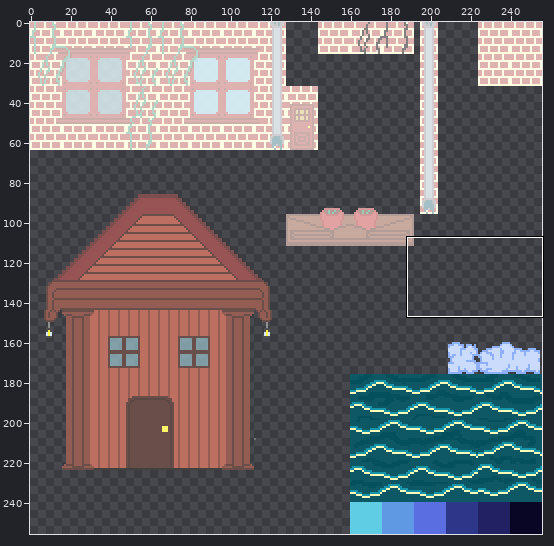
Sprite sheet: assets/sprites/Sprite-0001.png. The picture above shows the old version from afar; the outline marks the close-up.
Close-up. The starting point:
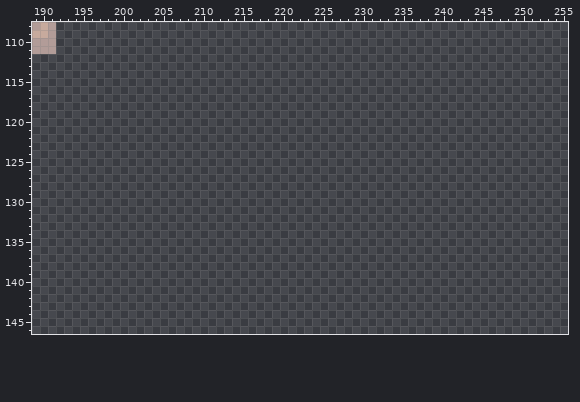
The file is 256x256 pixels. Colours within 5 levels of each other are drawn and written as one. Shown: x 189..255, y 108..146.
New version:
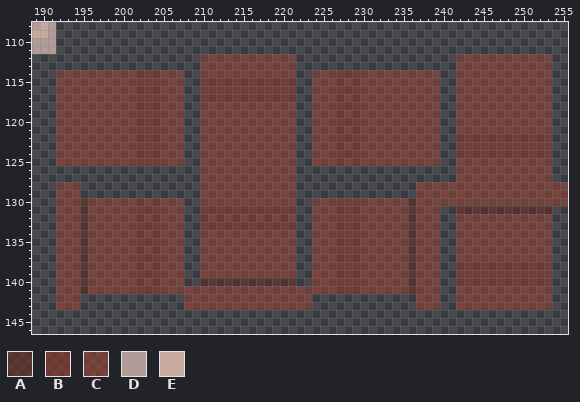
Palette (. is transparent): A #70281c80  B #9b342280  C #a8412e80  D #b29c98  E #c7aa9d
Diff:
Changed rows in their new state; - is an unchanged pixel.
first column x 192:
112 ------------------CCCCCCCCCCCC--------------------CCCCCCCCCCCC--
113 ------------------CCCCCCCCCCCC--------------------CCCCCCCCCCCC--
114 CCCCCCCCCCBBBCCC--CCCCCCCCCCCC--CCCBBBCCCCCCCCCC--CCCCCCCCCCCC--
115 CCCCCCCCCCBCBCCC--BBBBBBBBBBBB--CCCBCBCCCCCCCCCC--CCCCCCCCCCCC--
116 CCCCCCCCCCBBBCCC--CBCBCBCBCBCB--CCCBBBCCCCCCCCCC--CCCCCCCCCCCC--
117 CCCCCCCCCCBCBCCC--BBBBBBBBBBBB--CCCBCBCCCCCCCCCC--CCCCCCCCCCCC--
118 CCCCCCCCCCBBBCCC--CCCCCCCCCCCC--CCCBBBCCCCCCCCCC--CCCCCCCCCCCC--
119 CCCCCCCCCCBCBCCC--CCCCCCCCCCCC--CCCBCBCCCCCCCCCC--CCCCCCCCCCCC--
120 CCCCCCCCCCBBBCCC--CCCCCCCCCCCC--CCCBBBCCCCCCCCCC--CCCCCCCCCCCC--
121 CCCCCCCCCCBCBCCC--CCCCCCCCCCCC--CCCBCBCCCCCCCCCC--CCCCCCCCCCCC--
122 CCCCCCCCCCBBBCCC--CCCCCCCCCCCC--CCCBBBCCCCCCCCCC--BBBBBBBBBBBB--
123 CCCCCCCCCCBCBCCC--CCCCCCCCCCCC--CCCBCBCCCCCCCCCC--BCBCBCBCBCBC--
124 CCCCCCCCCCBBBCCC--CCCCCCCCCCCC--CCCBBBCCCCCCCCCC--BBBBBBBBBBBB--
125 CCCCCCCCCCBCBCCC--CCCCCCCCCCCC--CCCBCBCCCCCCCCCC--CCCCCCCCCCCC--
126 ------------------CCCCCCCCCCCC--------------------CCCCCCCCCCCC--
127 ------------------CCCCCCCCCCCC--------------------CCCCCCCCCCCC--
128 CCC---------------CCCCCCCCCCCC---------------CCCCCCCCCCCCCCCCCCC
129 CCC---------------CCCCCCCCCCCC---------------CCCCCCCCCCCCCCCCCCC
130 CCCACCCCCCBCBCCC--CCCCCCCCCCCC--CCCBCBCCCCCCACCCCCCCCCCCCCCCCCCC
131 CCCACCCCCCBBBCCC--BBBBBBBBBBBB--CCCBBBCCCCCCACCC--AAAAAAAAAAAA--
132 CCCACCCCCCBCBCCC--BCBCBCBCBCBC--CCCBCBCCCCCCACCC--CCCCCCCCCCCC--
133 CCCACCCCCCBBBCCC--BBBBBBBBBBBB--CCCBBBCCCCCCACCC--CCCCCCCCCCCC--
134 CCCACCCCCCBCBCCC--CCCCCCCCCCCC--CCCBCBCCCCCCACCC--CCCCCCCCCCCC--
135 CCCACCCCCCBBBCCC--CCCCCCCCCCCC--CCCBBBCCCCCCACCC--CCCCCCCCCCCC--
136 CCCACCCCCCBCBCCC--CCCCCCCCCCCC--CCCBCBCCCCCCACCC--CCCCCCCCCCCC--
137 CCCACCCCCCBBBCCC--CCCCCCCCCCCC--CCCBBBCCCCCCACCC--CCCCCCCCCCCC--
138 CCCACCCCCCBCBCCC--CCCCCCCCCCCC--CCCBCBCCCCCCACCC--BBBBBBBBBBBB--
139 CCCACCCCCCBBBCCC--CCCCCCCCCCCC--CCCBBBCCCCCCACCC--BCBCBCBCBCBC--
140 CCCACCCCCCBCBCCC--AAAAAAAAAAAA--CCCBCBCCCCCCACCC--BBBBBBBBBBBB--
141 CCCACCCCCCBBBCCCCCCCCCCCCCCCCCCCCCCBBBCCCCCCACCC--CCCCCCCCCCCC--
142 CCC-------------CCCCCCCCCCCCCCCC-------------CCC--CCCCCCCCCCCC--
143 CCC-------------CCCCCCCCCCCCCCCC-------------CCC--CCCCCCCCCCCC--
Pixel boxes of the changes (left, top, right, bottom) in both close-ups:
added: (56, 54, 568, 310)
